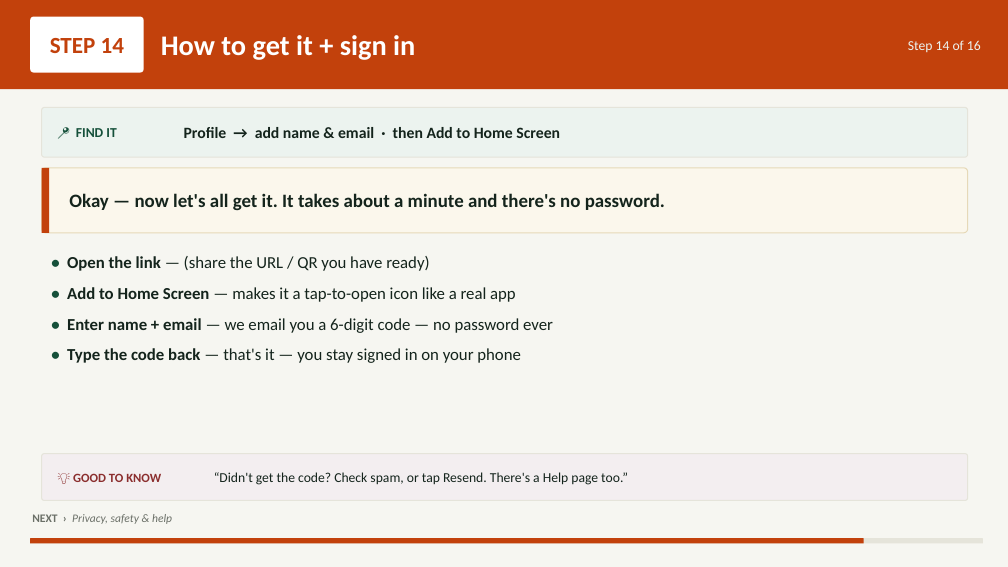
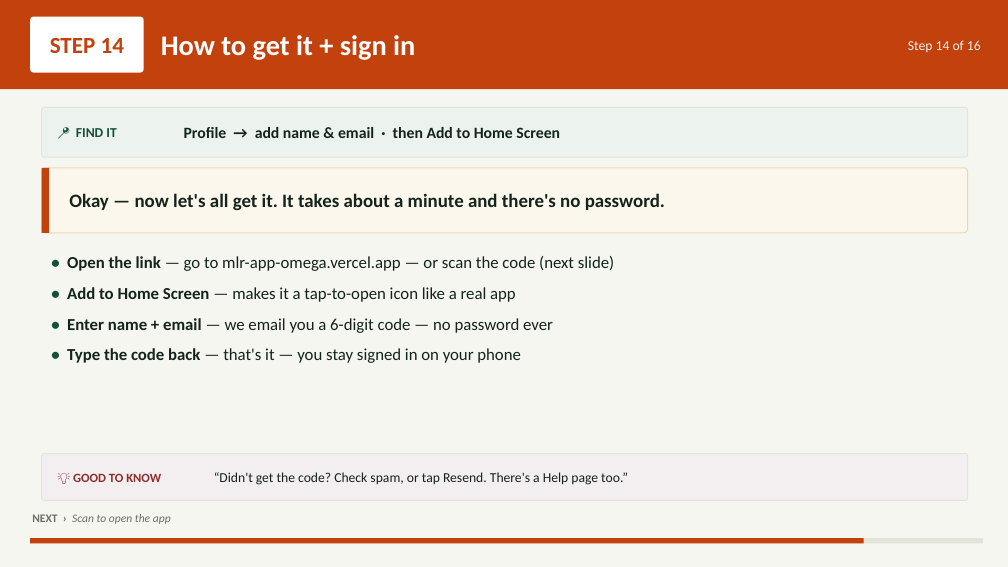
Before and after one commit to btheis15/mlr-app, a slide deck: slide 15 of presentation/MLR-App-Presentation.pptx. Drawn at 1008x567 pixels with LibreOffice and Linux fonts; fonts in the diff are those of the drawing. Boxes give left, top, right and bottom in pixels: in the first picture for what was removed or moved away, otherwise in the second. Text is boxed around its words. In the diff, an @@ line names an element or a change of style, - is before the commit and + after.

```diff
--- a/presentation/MLR-App-Presentation.pptx
+++ b/presentation/MLR-App-Presentation.pptx
@@ text at (x1=67, y1=256, x2=614, y2=271): text changed @@
-• Open the link — (share the URL / QR you have ready)
+• Open the link — go to mlr-app-omega.vercel.app — or scan the code (next slide)
@@ text at (x1=32, y1=514, x2=171, y2=524): text changed @@
-NEXT › Privacy, safety & help
+NEXT › Scan to open the app
```
Also in this commit, not shown: 2 other slides changed, 1 slide added, 3 other files.
